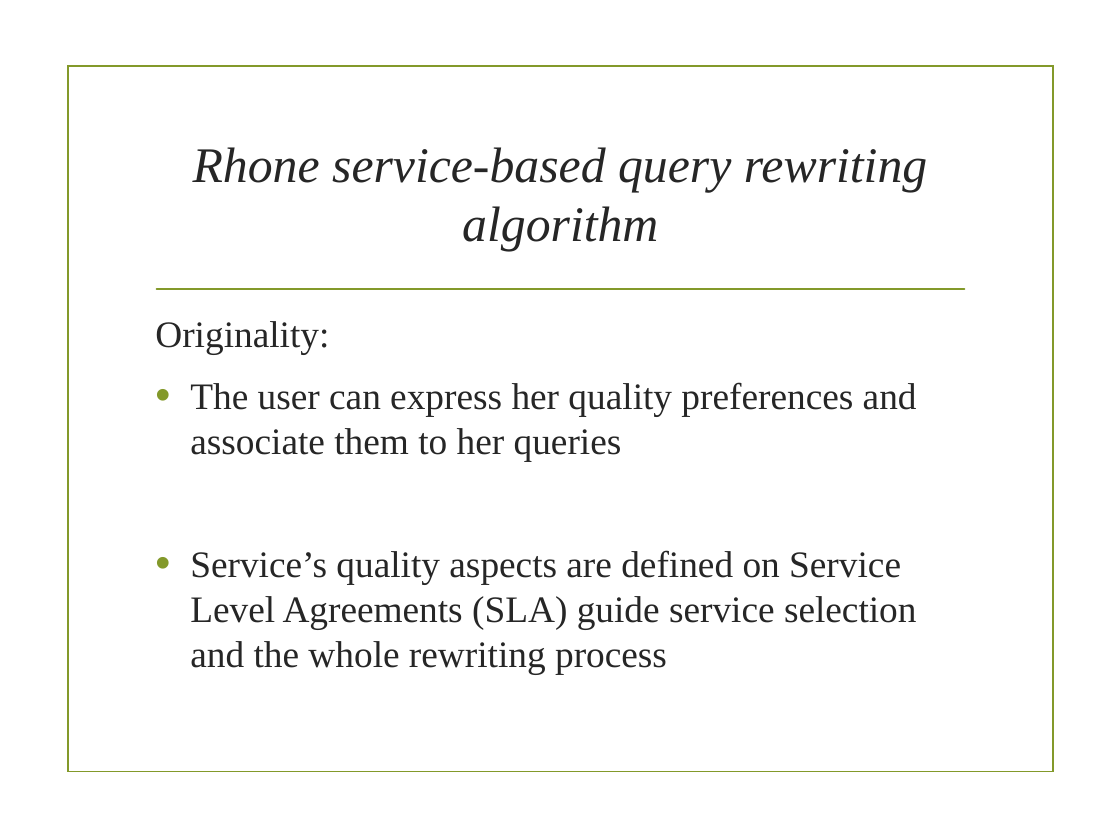
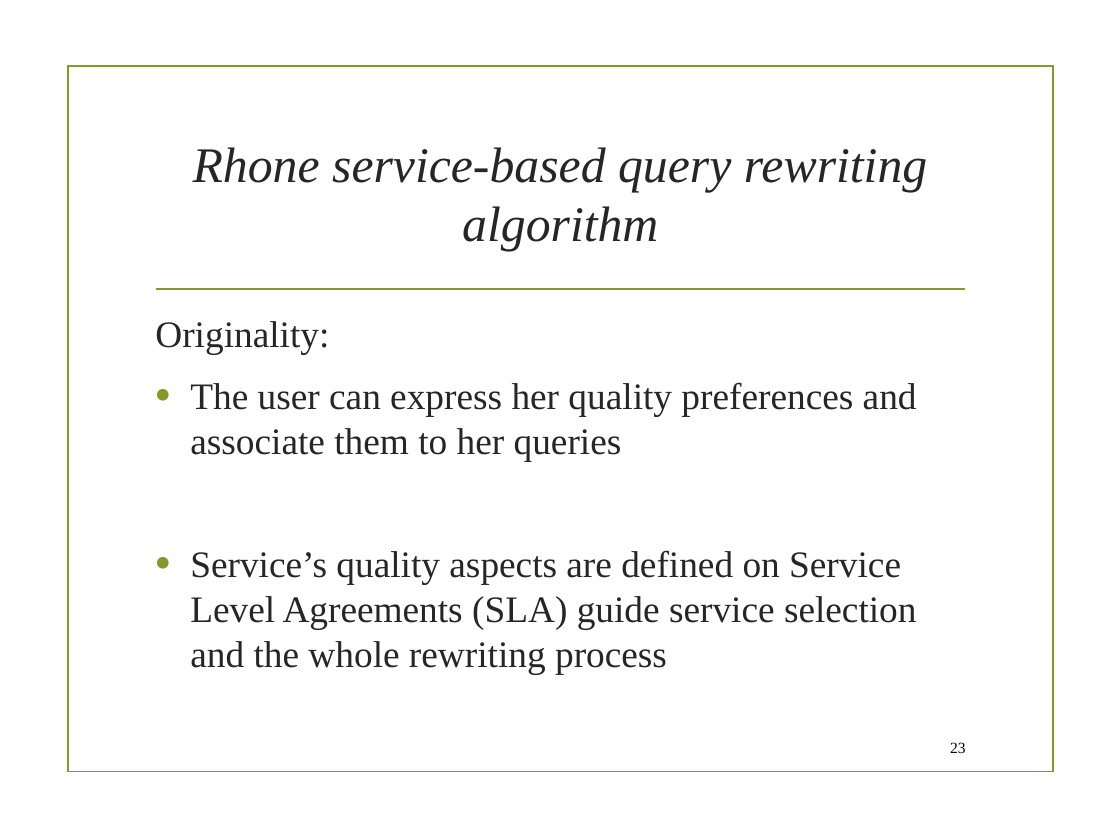
Before and after one commit to danielboni/DanielCarvalho-PhD, a slide deck: slide 23 of Presentations/SOC TEAM/soc-team presentation 031215.pptx (slide 17 before the commit). Drawn at 1120x840 pixels with LibreOffice and Linux fonts; fonts in the diff are those of the drawing; background and template pictures are left out. Boxes give left, top, right and bottom in pixels: in the first picture for what was removed or moved away, otherwise in the second. Text is boxed around its words. In the diff, an @@ line names an element or a change of style, - is before the commit and + after.

```diff
--- a/Presentations/SOC TEAM/soc-team presentation 031215.pptx
+++ b/Presentations/SOC TEAM/soc-team presentation 031215.pptx
@@ page number added at <box>950,742,966,753</box>, 10 pt, text #000000 @@
+23
```
Also in this commit, not shown: 29 other slides changed, 9 slides added, 3 slides removed.
